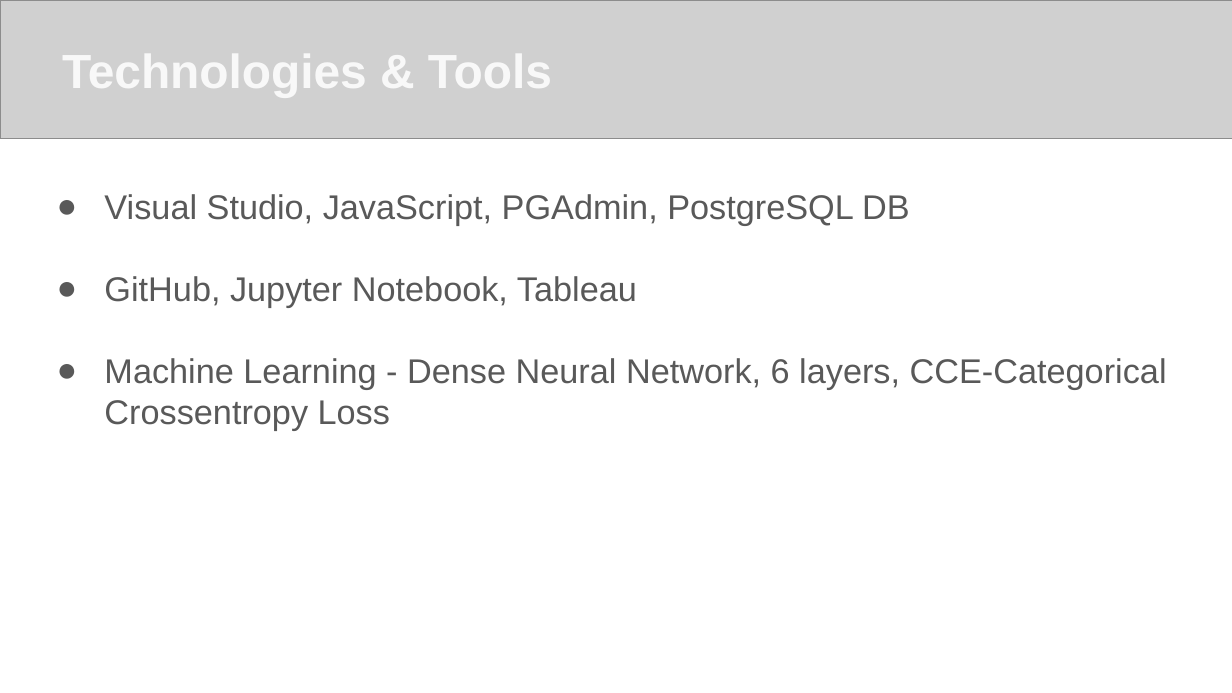
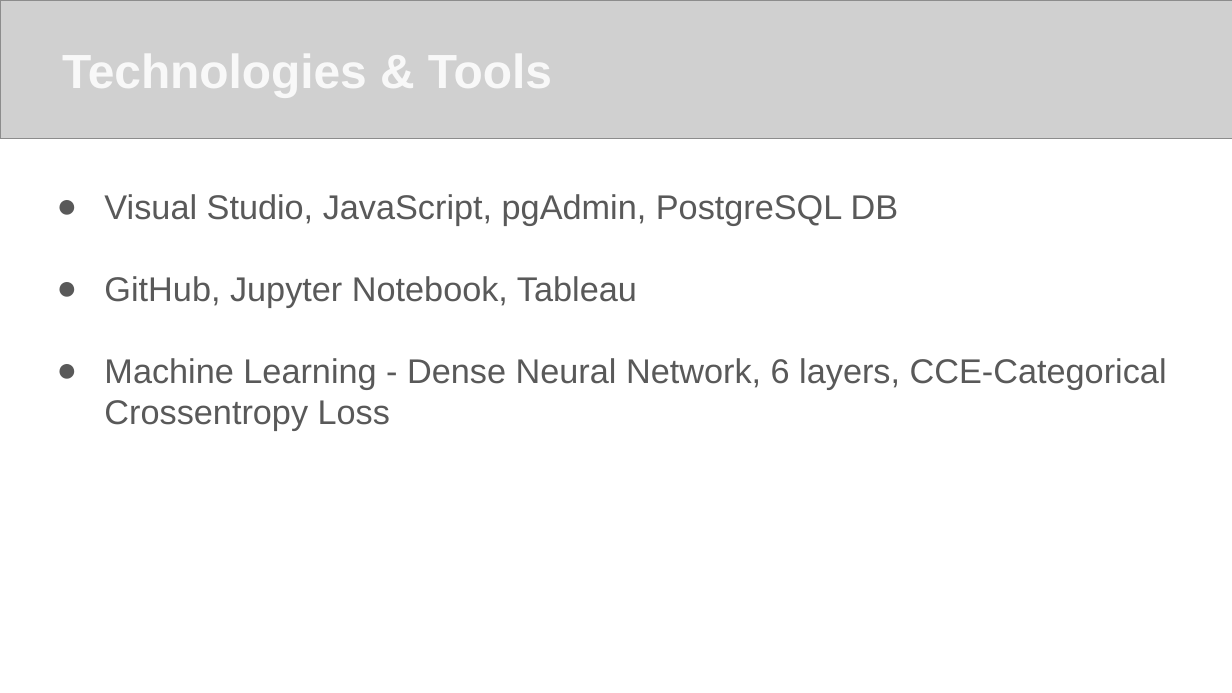
Before and after one commit to stephen-tan/california-wildfires, a slide deck: slide 5 of California Wildfires (1).pptx (slide 6 before the commit). Drawn at 1232x693 pixels with LibreOffice and Linux fonts; fonts in the diff are those of the drawing; grey boxes stand for pictures. Boxes give left, top, right and bottom in pixels: in the first picture for what was removed or moved away, otherwise in the second. Text is boxed around its words. In the diff, an @@ line names an element or a change of style, - is before the commit and + after.

```diff
--- a/California Wildfires (1).pptx
+++ b/California Wildfires (1).pptx
@@ subtitle at [104, 194, 899, 225]: text changed @@
-● Visual Studio, JavaScript, PGAdmin, PostgreSQL DB
+● Visual Studio, JavaScript, pgAdmin, PostgreSQL DB
```
Also in this commit, not shown: 5 other slides changed, 1 slide removed.
